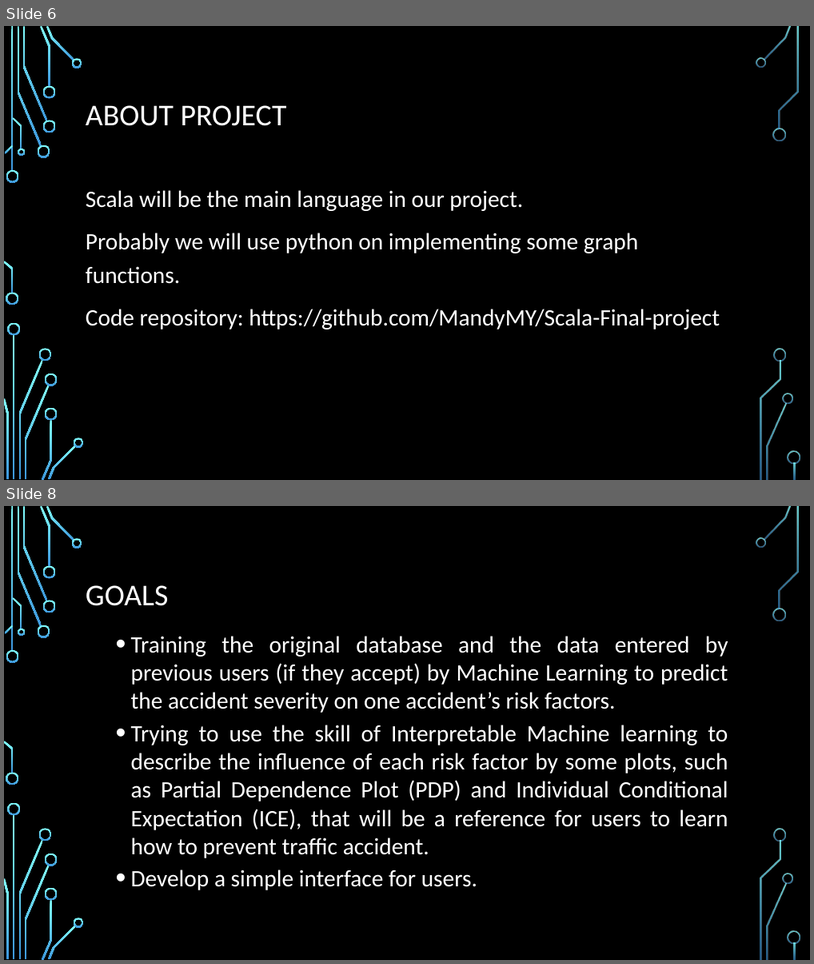
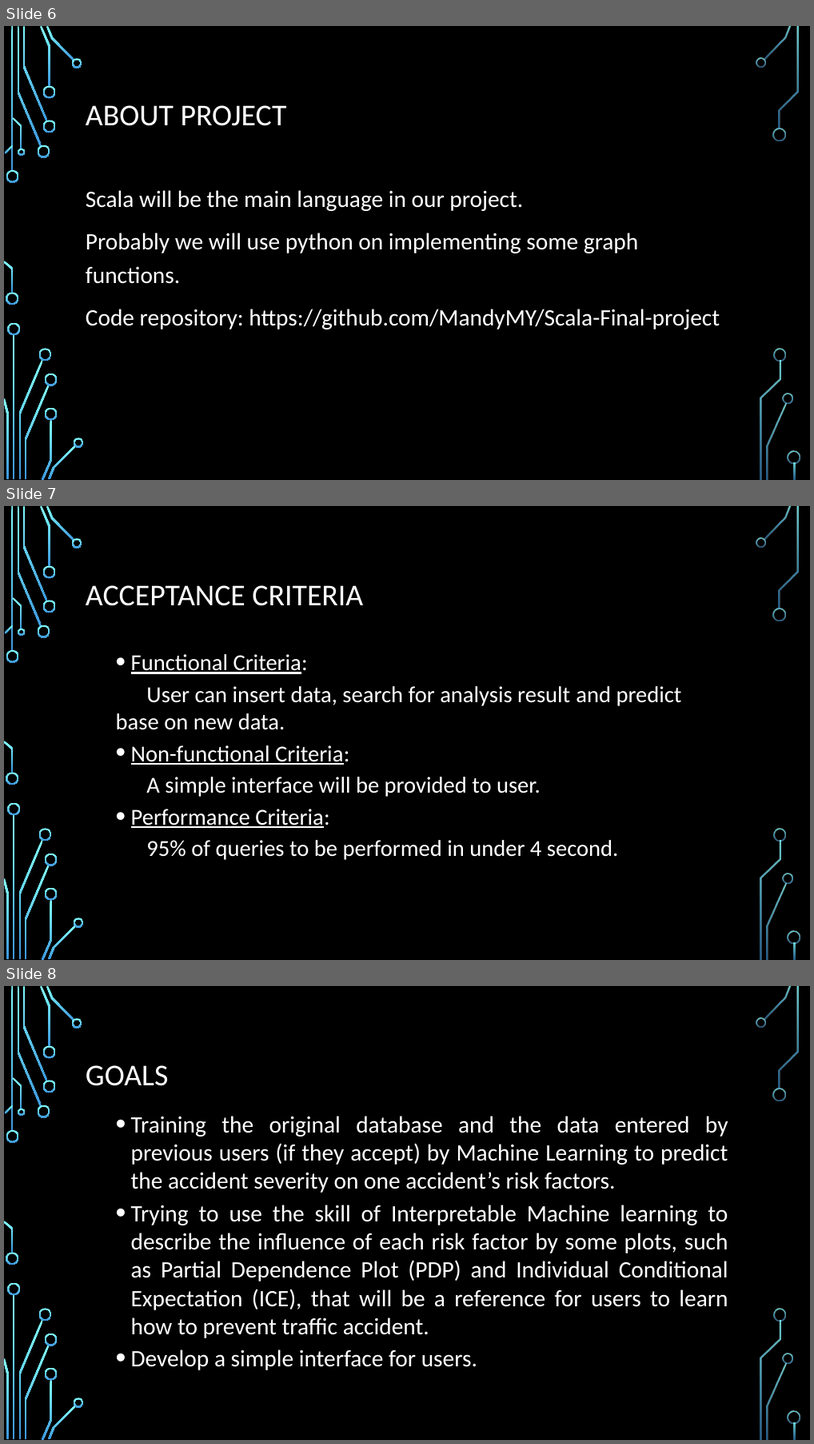
Before and after one commit to wang-mengying/Scala-Final-project, a slide deck: PPT/Prepare Presentation.pptx. Shown one above the other, each under a label of ours: slides 6 and 8 before the commit, slides 6, 7 and 8 after it; the slides between them are not shown. The pictures are 814x964 and 814x1444 pixels, drawn with LibreOffice and Linux fonts; fonts in the diff are those of the drawing; background and template pictures are left out. Boxes give left, top, right and bottom in pixels: in the first picture for what was removed or moved away, otherwise in the second. Text is boxed around its words. In the diff, an @@ line names an element or a change of style, - is before the commit and + after.

Commit message:
Modify pre-PPT

```diff
--- a/PPT/Prepare Presentation.pptx
+++ b/PPT/Prepare Presentation.pptx
@@ slide 7 added at (4,506,810,960), background picture (left out); not listed: 36 template elements that a slide beside it also shows @@
@@ title added at (86,585,363,606), 36 pt, text #FFFFFF @@
+ACCEPTANCE CRITERIA
@@ text added at (116,654,682,860), 27.2 pt, text #FFFFFF @@
+  • Functional Criteria:
+  User can insert data, search for analysis result and predict base on new data.
+  • Non-functional Criteria:
+  A simple interface will be provided to user.
+  • Performance Criteria:
+  95% of queries to be performed in under 4 second.
```
Also in this commit, not shown: 1 slide removed, 1 other file.
